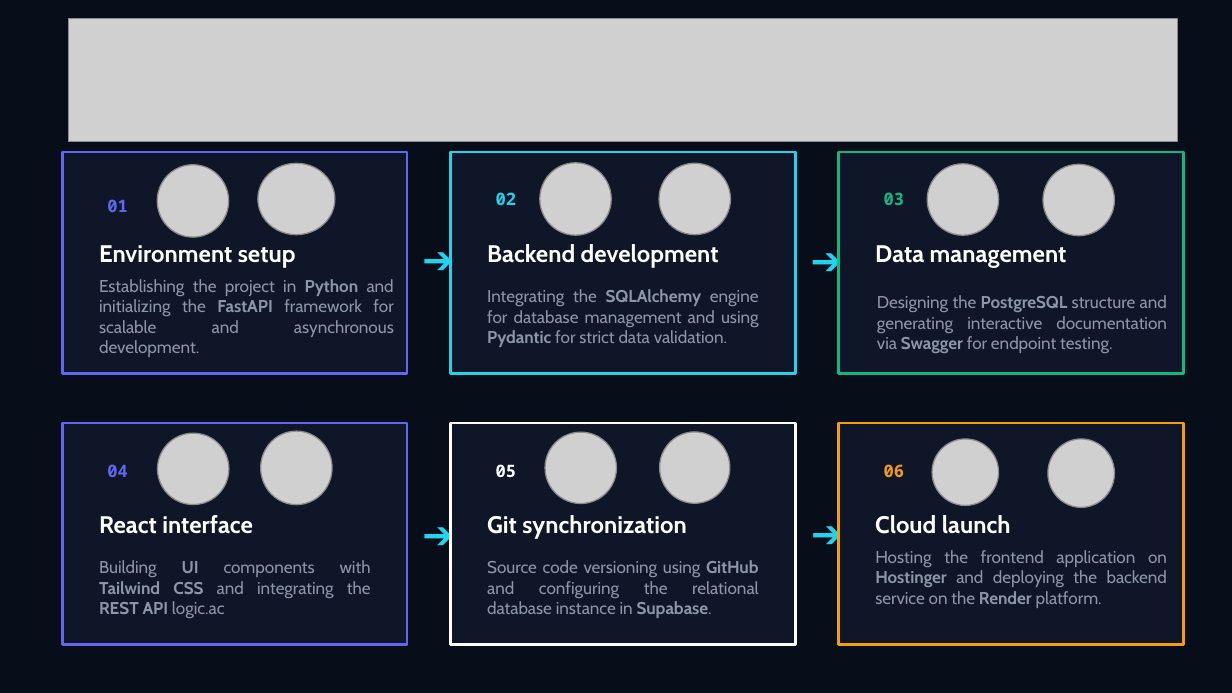
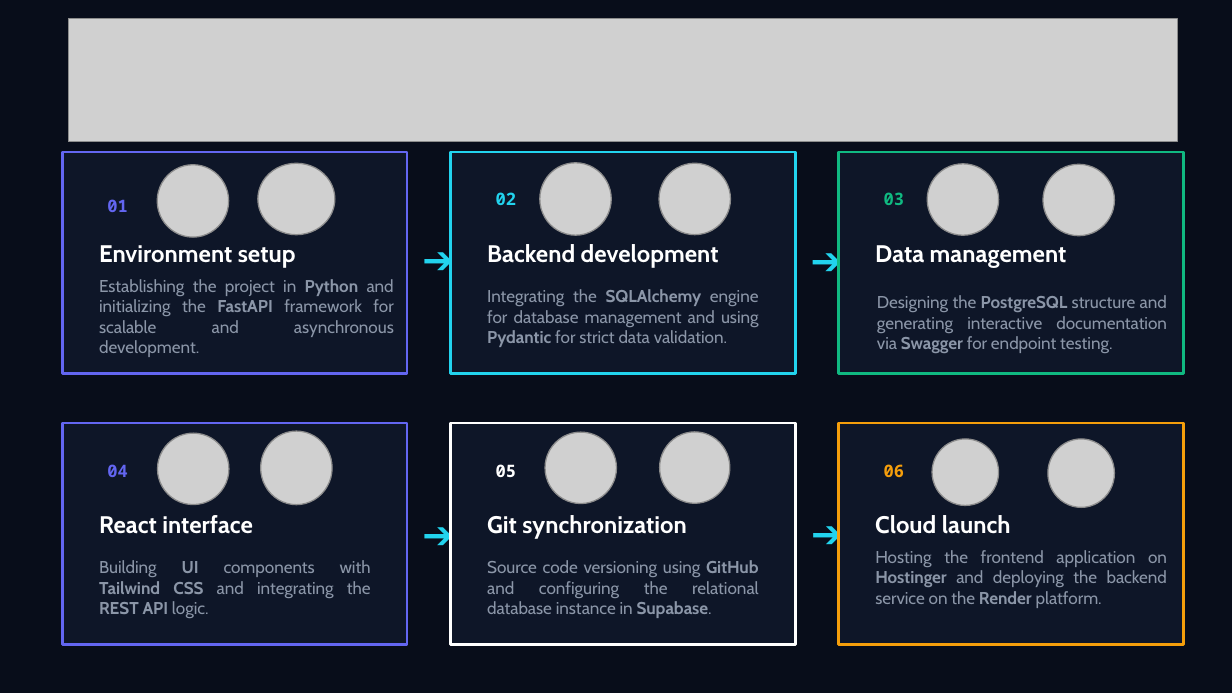
Before and after one commit to StrugariuFilip/the-inventory, a slide deck: slide 6 of Documentations/The-Inventory-EN.pptx (slide 7 before the commit). Drawn at 1232x693 pixels with LibreOffice and Linux fonts; fonts in the diff are those of the drawing; grey boxes stand for pictures. Boxes give left, top, right and bottom in pixels: in the first picture for what was removed or moved away, otherwise in the second. Text is boxed around its words. In the diff, an @@ line names an element or a change of style, - is before the commit and + after.

```diff
--- a/Documentations/The-Inventory-EN.pptx
+++ b/Documentations/The-Inventory-EN.pptx
@@ text at <box>99,560,371,618</box>: text changed @@
-Building UI components with Tailwind CSS and integrating the REST API logic.ac
+Building UI components with Tailwind CSS and integrating the REST API logic.
```
Also in this commit, not shown: 1 slide removed, 14 other files.
